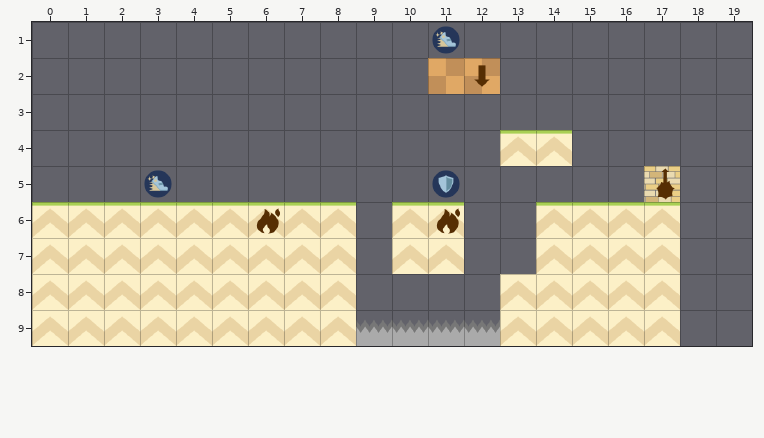
Level history. Tiled map (JSON): client/assets/maps/test.json. Above: the version before the commit.
Cells are 64x64 px. Shown: x 0..19, y 1..9.
The same view after the edit:
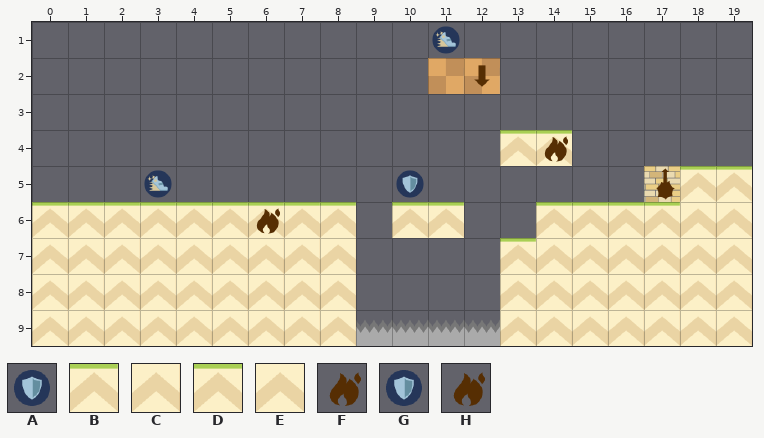
Key: from "misc_spritesheet": A 2; from "tile_spritesheet": B 0, C 1; from "tilesheet": D 0, E 1, F 10, G 15; from "traps_spritesheet": H 4.
_ is an empty cell.
Commit: Split up sprite sheets
Edits made:
{"where": "layer \"main\""}
{"y":4,"x":14,"old":"D","new":"B"}
{"y":5,"x":18,"old":"__","new":"BB"}
{"y":6,"x":11,"old":"D","new":"B"}
{"y":6,"x":18,"old":"__","new":"CC"}
{"y":7,"x":10,"old":"EE","new":"__"}
{"y":7,"x":13,"old":"_","new":"B"}
{"y":7,"x":18,"old":"__","new":"CC"}
{"y":8,"x":18,"old":"__","new":"CC"}
{"y":9,"x":18,"old":"__","new":"CC"}
{"where": "layer \"powerups\""}
{"y":5,"x":10,"old":"_G","new":"A_"}
{"where": "layer \"trap_activators\""}
{"y":4,"x":14,"old":"_","new":"H"}
{"y":6,"x":11,"old":"F","new":"_"}
{"label":"changed","picture_box":[544,130,572,162]}
{"label":"changed","picture_box":[392,170,464,274]}
{"label":"added","picture_box":[680,166,752,346]}
{"label":"added","picture_box":[500,238,536,274]}
